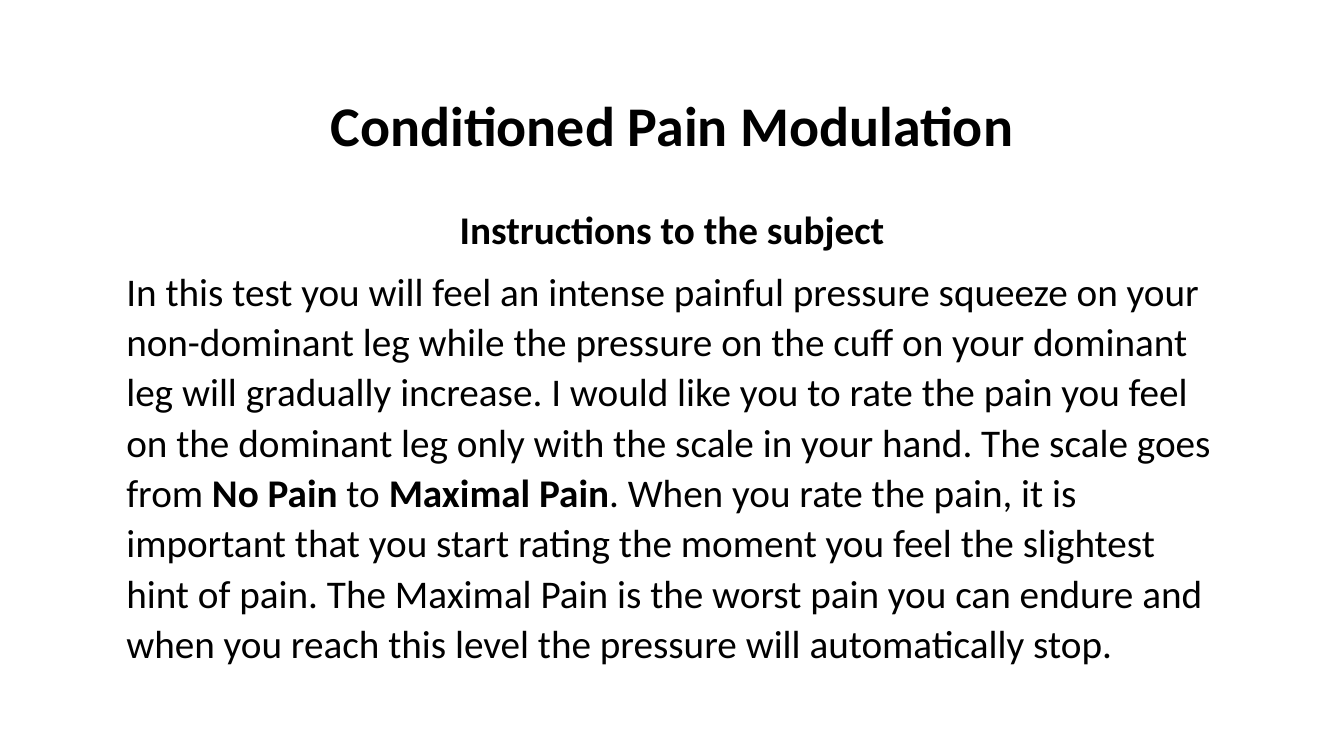
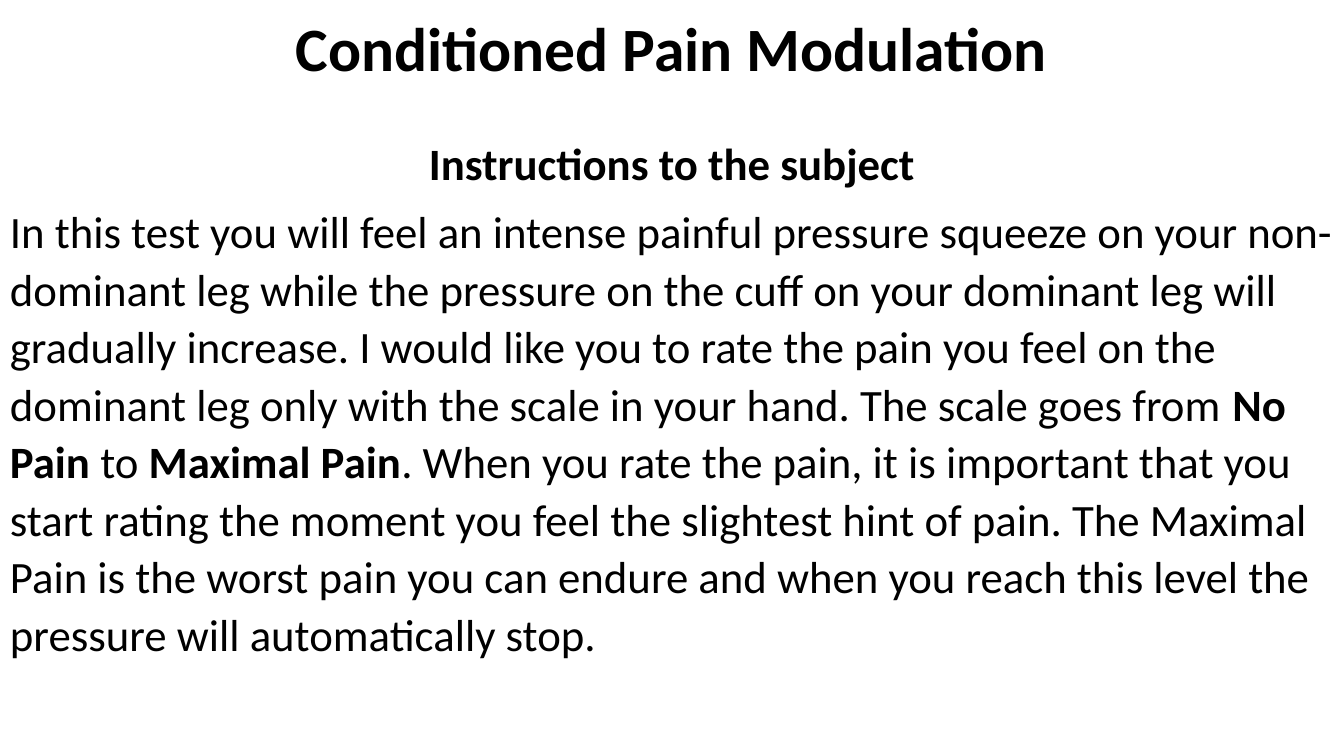
Before and after one commit to LabBench-Society/Protocols, a slide deck: slide 4 of ctscpm2ap/CPAInstructions.pptx. Drawn at 1344x756 pixels with LibreOffice and Linux fonts; fonts in the diff are those of the drawing. Boxes give left, top, right and bottom in pixels: in the first picture for what was removed or moved away, otherwise in the second. Text is boxed around its words. In the diff, an @@ line names an element or a change of style, - is before the commit and + after.

Commit message:
Updated instructions

```diff
--- a/ctscpm2ap/CPAInstructions.pptx
+++ b/ctscpm2ap/CPAInstructions.pptx
@@ text "Conditioned Pain Modulation": place and size @@
-text "Conditioned Pain Modulation" at (126, 106, 1211, 665)
+text "Conditioned Pain Modulation" at (10, 27, 1331, 659)
@@ text "Conditioned Pain Modulation" at (10, 27, 1331, 659): size 40 to 44 pt in "Conditioned Pain Modulation"; size 28 to 32 pt @@
```
Also in this commit, not shown: 3 other slides changed, 5 other files.
